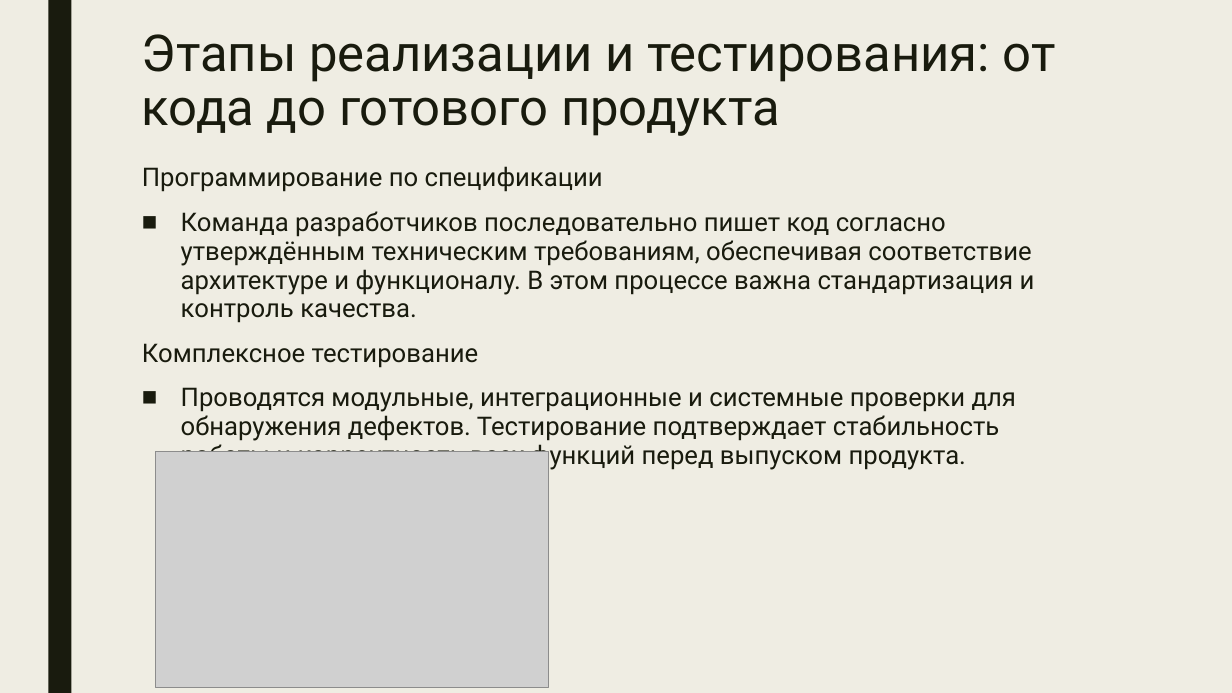
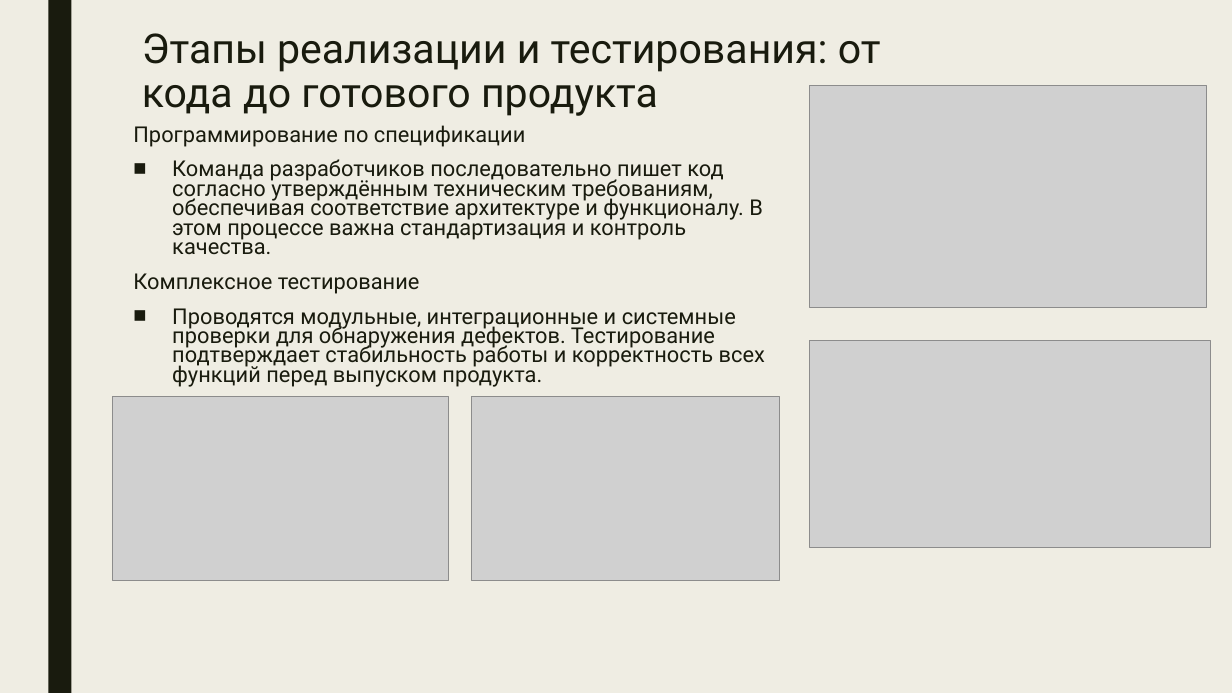
Before and after one commit to viki38/-, a slide deck: slide 6 of Жизненный цикл разработки ПО.pptx. Drawn at 1232x693 pixels with LibreOffice and Linux fonts; fonts in the diff are those of the drawing; grey boxes stand for pictures. Boxes give left, top, right and bottom in pixels: in the first picture for what was removed or moved away, otherwise in the second. Text is boxed around its words. In the diff, an @@ line names an element or a change of style, - is before the commit and + after.

```diff
--- a/Жизненный цикл разработки ПО.pptx
+++ b/Жизненный цикл разработки ПО.pptx
@@ title "Этапы реализации и тестирования: от ..." at box(142, 33, 881, 116): size 39.6 to 32 pt @@
@@ picture added at box(810, 85, 1207, 308) @@
@@ text "Программирование по спецификации": place and size @@
-text "Программирование по спецификации" at box(142, 166, 1035, 471)
+text "Программирование по спецификации" at box(133, 125, 765, 387)
@@ text "Программирование по спецификации" at box(133, 125, 765, 387): size 20 to 17 pt; line spacing 0.94 to 0.74 @@
@@ picture added at box(810, 341, 1211, 547) @@
@@ picture added at box(113, 396, 449, 581) @@
@@ picture: place and size @@
-picture at box(155, 451, 549, 688)
+picture at box(472, 396, 780, 581)
```
Also in this commit, not shown: 1 other slide changed.
